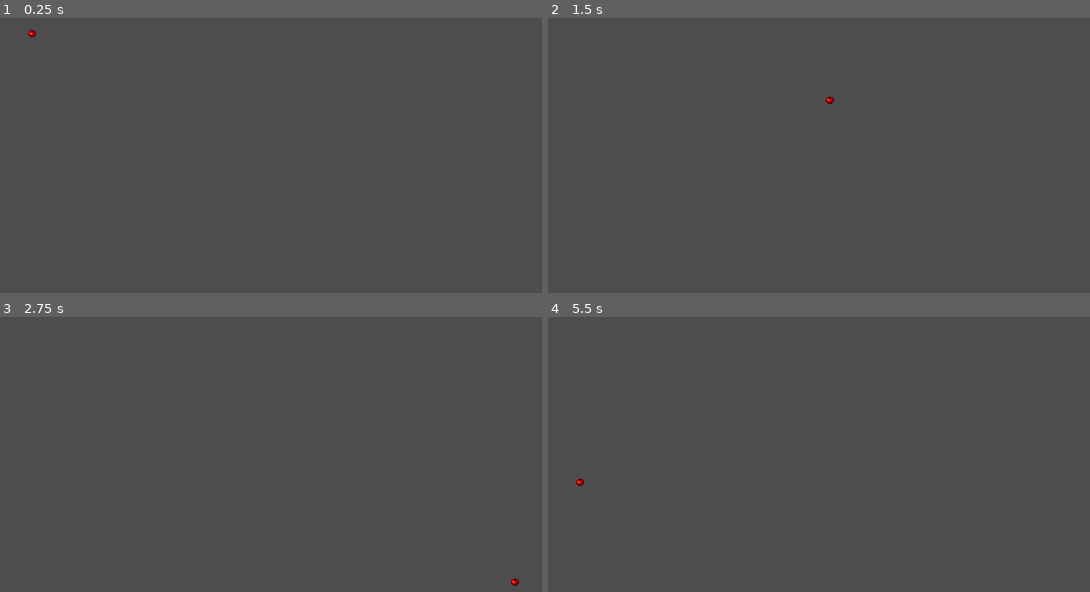
Above: before the commit, frames 1-4 (two rows, left to right).
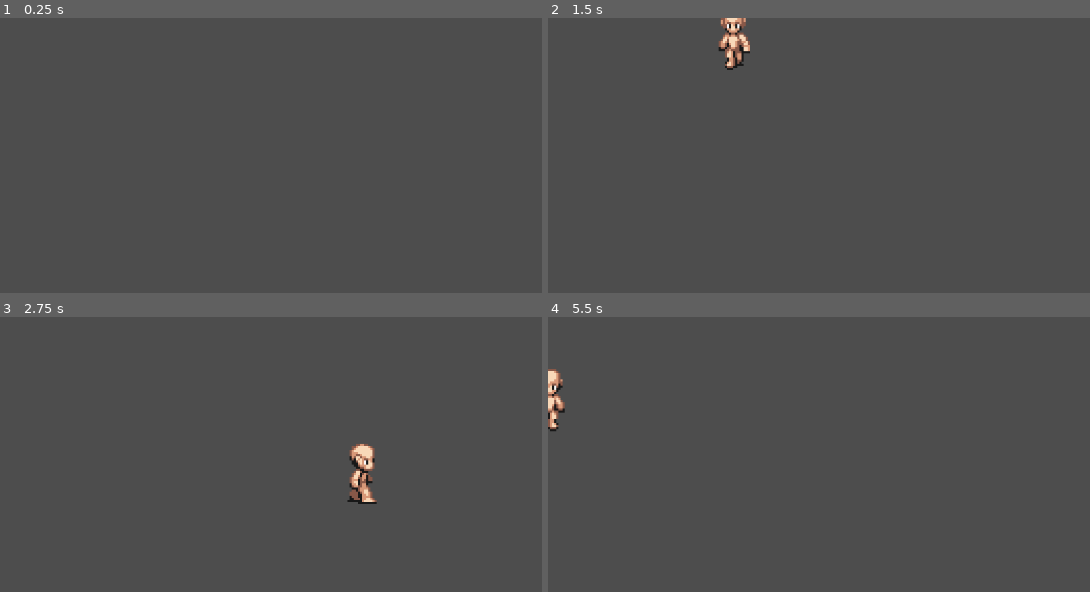
Above: after the commit, the same moments.

Repository: NamAnhVH/ARPG-project
Game: Godot game, scene res://sources/Scenes/Characters/BattleCharacters/PlayableCharacter/playable_character.tscn
Two runs of this game, one before a commit and one after it. Both use one fixed random seed, a clock stepped at 60 frames per second and the inputs below.
Inputs:
- Up to frame 1 (0.25 s): no input
- Up to frame 2 (1.5 s): tap Enter at 0.5 s; hold D (move_right) 0.53-1.28 s; tap Space at 1.25 s; hold S (move_down) from 1.28 s (still down)
- Up to frame 3 (2.75 s): release S (move_down) at 2.03 s; hold D (move_right) from 2.03 s (still down)
- Up to frame 4 (5.5 s): release D (move_right) at 2.78 s; hold W (move_up) 2.78-3.53 s; hold A (move_left) 3.53-5.03 s; tap Enter at 4.25 s; tap Space at 5 s; hold S (move_down) from 5.03 s (still down)

The runs differ from the first frame. In frame 1, less than 0.1% of the frame differs, in the area x 5-7%, y 4-8%; in frame 2, 0.8%; in frame 3, 0.9%, in the area x 64-96%, y 46-98%; in frame 4, 0.5%.

Commit message:
Thêm di chuyển cho nhân vật + hoạt ảnh chạy

Diff:
--- a/project.godot
+++ b/project.godot
@@ -14,6 +14,10 @@
 run/main_scene="res://sources/Scenes/Characters/BattleCharacters/PlayableCharacter/playable_character.tscn"
 config/features=PackedStringArray("4.2", "Forward Plus")
 config/icon="res://icon.svg"
+
+[display]
+
+window/stretch/scale=3.0
 
 [importer_defaults]
 
--- a/sources/Scenes/Characters/BattleCharacters/PlayableCharacter/playable_character.tscn
+++ b/sources/Scenes/Characters/BattleCharacters/PlayableCharacter/playable_character.tscn
@@ -1,17 +1,256 @@
-[gd_scene load_steps=5 format=3 uid="uid://b33jnnf4nai64"]
+[gd_scene load_steps=29 format=3 uid="uid://b33jnnf4nai64"]
 
 [ext_resource type="PackedScene" uid="uid://tmkgaywd14n6" path="res://sources/Scenes/Characters/BattleCharacters/battle_character.tscn" id="1_54hdu"]
-[ext_resource type="Texture2D" uid="uid://ch3x2dgrs4ld" path="res://assets/Apple.png" id="2_442wc"]
-[ext_resource type="Script" path="res://sources/Scenes/Characters/BattleCharacters/PlayableCharacter/playable_character.gd" id="2_muque"]
+[ext_resource type="Script" path="res://sources/Scripts/playable_character.gd" id="2_muque"]
+[ext_resource type="Texture2D" uid="uid://do04twf70sgve" path="res://assets/Characters/char_a_p1_0bas_humn_v00.png" id="3_vj6h6"]
 
 [sub_resource type="RectangleShape2D" id="RectangleShape2D_c4wd7"]
+size = Vector2(16, 17)
+
+[sub_resource type="Animation" id="Animation_rvpgc"]
+length = 0.001
+tracks/0/type = "value"
+tracks/0/imported = false
+tracks/0/enabled = true
+tracks/0/path = NodePath("Body/Base:frame")
+tracks/0/interp = 1
+tracks/0/loop_wrap = true
+tracks/0/keys = {
+"times": PackedFloat32Array(0),
+"transitions": PackedFloat32Array(1),
+"update": 1,
+"values": [0]
+}
+
+[sub_resource type="Animation" id="Animation_0g1gx"]
+resource_name = "run_down"
+length = 0.6
+loop_mode = 1
+tracks/0/type = "value"
+tracks/0/imported = false
+tracks/0/enabled = true
+tracks/0/path = NodePath("Body/Base:frame")
+tracks/0/interp = 1
+tracks/0/loop_wrap = true
+tracks/0/keys = {
+"times": PackedFloat32Array(0, 0.1, 0.2, 0.3, 0.4, 0.5),
+"transitions": PackedFloat32Array(1, 1, 1, 1, 1, 1),
+"update": 1,
+"values": [32, 33, 38, 35, 36, 39]
+}
+
+[sub_resource type="Animation" id="Animation_tad55"]
+resource_name = "run_right"
+length = 0.6
+loop_mode = 1
+tracks/0/type = "value"
+tracks/0/imported = false
+tracks/0/enabled = true
+tracks/0/path = NodePath("Body/Base:frame")
+tracks/0/interp = 1
+tracks/0/loop_wrap = true
+tracks/0/keys = {
+"times": PackedFloat32Array(0, 0.1, 0.2, 0.3, 0.4, 0.5),
+"transitions": PackedFloat32Array(1, 1, 1, 1, 1, 1),
+"update": 1,
+"values": [48, 49, 54, 51, 52, 55]
+}
+
+[sub_resource type="Animation" id="Animation_cqxje"]
+resource_name = "run_left"
+length = 0.6
+loop_mode = 1
+tracks/0/type = "value"
+tracks/0/imported = false
+tracks/0/enabled = true
+tracks/0/path = NodePath("Body/Base:frame")
+tracks/0/interp = 1
+tracks/0/loop_wrap = true
+tracks/0/keys = {
+"times": PackedFloat32Array(0, 0.1, 0.2, 0.3, 0.4, 0.5),
+"transitions": PackedFloat32Array(1, 1, 1, 1, 1, 1),
+"update": 1,
+"values": [56, 57, 62, 59, 60, 63]
+}
+
+[sub_resource type="Animation" id="Animation_qpihn"]
+resource_name = "run_up"
+length = 0.6
+loop_mode = 1
+tracks/0/type = "value"
+tracks/0/imported = false
+tracks/0/enabled = true
+tracks/0/path = NodePath("Body/Base:frame")
+tracks/0/interp = 1
+tracks/0/loop_wrap = true
+tracks/0/keys = {
+"times": PackedFloat32Array(0, 0.1, 0.2, 0.3, 0.4, 0.5),
+"transitions": PackedFloat32Array(1, 1, 1, 1, 1, 1),
+"update": 1,
+"values": [40, 41, 46, 43, 44, 47]
+}
+
+[sub_resource type="Animation" id="Animation_xxy5q"]
+resource_name = "stand_down"
+tracks/0/type = "value"
+tracks/0/imported = false
+tracks/0/enabled = true
+tracks/0/path = NodePath("Body/Base:frame")
+tracks/0/interp = 1
+tracks/0/loop_wrap = true
+tracks/0/keys = {
+"times": PackedFloat32Array(0),
+"transitions": PackedFloat32Array(1),
+"update": 1,
+"values": [0]
+}
+
+[sub_resource type="Animation" id="Animation_iyweq"]
+resource_name = "stand_up"
+tracks/0/type = "value"
+tracks/0/imported = false
+tracks/0/enabled = true
+tracks/0/path = NodePath("Body/Base:frame")
+tracks/0/interp = 1
+tracks/0/loop_wrap = true
+tracks/0/keys = {
+"times": PackedFloat32Array(0),
+"transitions": PackedFloat32Array(1),
+"update": 1,
+"values": [8]
+}
+
+[sub_resource type="Animation" id="Animation_tyf4o"]
+resource_name = "stand_right"
+tracks/0/type = "value"
+tracks/0/imported = false
+tracks/0/enabled = true
+tracks/0/path = NodePath("Body/Base:frame")
+tracks/0/interp = 1
+tracks/0/loop_wrap = true
+tracks/0/keys = {
+"times": PackedFloat32Array(0),
+"transitions": PackedFloat32Array(1),
+"update": 1,
+"values": [16]
+}
+
+[sub_resource type="Animation" id="Animation_3ad7k"]
+resource_name = "stand_left"
+tracks/0/type = "value"
+tracks/0/imported = false
+tracks/0/enabled = true
+tracks/0/path = NodePath("Body/Base:frame")
+tracks/0/interp = 1
+tracks/0/loop_wrap = true
+tracks/0/keys = {
+"times": PackedFloat32Array(0),
+"transitions": PackedFloat32Array(1),
+"update": 1,
+"values": [24]
+}
+
+[sub_resource type="AnimationLibrary" id="AnimationLibrary_x6i1r"]
+_data = {
+"RESET": SubResource("Animation_rvpgc"),
+"run_down": SubResource("Animation_0g1gx"),
+"run_left": SubResource("Animation_cqxje"),
+"run_right": SubResource("Animation_tad55"),
+"run_up": SubResource("Animation_qpihn"),
+"stand_down": SubResource("Animation_xxy5q"),
+"stand_left": SubResource("Animation_3ad7k"),
+"stand_right": SubResource("Animation_tyf4o"),
+"stand_up": SubResource("Animation_iyweq")
+}
+
+[sub_resource type="AnimationNodeAnimation" id="AnimationNodeAnimation_nw81m"]
+animation = &"run_down"
+
+[sub_resource type="AnimationNodeAnimation" id="AnimationNodeAnimation_io14q"]
+animation = &"run_up"
+
+[sub_resource type="AnimationNodeAnimation" id="AnimationNodeAnimation_lbcd8"]
+animation = &"run_right"
+
+[sub_resource type="AnimationNodeAnimation" id="AnimationNodeAnimation_ec6kr"]
+animation = &"run_left"
+
+[sub_resource type="AnimationNodeBlendSpace2D" id="AnimationNodeBlendSpace2D_qb66d"]
+blend_point_0/node = SubResource("AnimationNodeAnimation_nw81m")
+blend_point_0/pos = Vector2(0, 1.1)
+blend_point_1/node = SubResource("AnimationNodeAnimation_io14q")
+blend_point_1/pos = Vector2(0, -1.1)
+blend_point_2/node = SubResource("AnimationNodeAnimation_lbcd8")
+blend_point_2/pos = Vector2(1, 0)
+blend_point_3/node = SubResource("AnimationNodeAnimation_ec6kr")
+blend_point_3/pos = Vector2(-1, 0)
+min_space = Vector2(-1, -1.1)
+max_space = Vector2(1, 1.1)
+blend_mode = 1
+
+[sub_resource type="AnimationNodeAnimation" id="AnimationNodeAnimation_0poqr"]
+animation = &"stand_down"
+
+[sub_resource type="AnimationNodeAnimation" id="AnimationNodeAnimation_gbvea"]
+animation = &"stand_up"
+
+[sub_resource type="AnimationNodeAnimation" id="AnimationNodeAnimation_3rsu4"]
+animation = &"stand_right"
+
+[sub_resource type="AnimationNodeAnimation" id="AnimationNodeAnimation_8a7o4"]
+animation = &"stand_left"
+
+[sub_resource type="AnimationNodeBlendSpace2D" id="AnimationNodeBlendSpace2D_84jof"]
+blend_point_0/node = SubResource("AnimationNodeAnimation_0poqr")
+blend_point_0/pos = Vector2(0, 1)
+blend_point_1/node = SubResource("AnimationNodeAnimation_gbvea")
+blend_point_1/pos = Vector2(0, -1)
+blend_point_2/node = SubResource("AnimationNodeAnimation_3rsu4")
+blend_point_2/pos = Vector2(1, 0)
+blend_point_3/node = SubResource("AnimationNodeAnimation_8a7o4")
+blend_point_3/pos = Vector2(-1, 0)
+blend_mode = 1
+
+[sub_resource type="AnimationNodeStateMachineTransition" id="AnimationNodeStateMachineTransition_xjwk8"]
+advance_mode = 2
+
+[sub_resource type="AnimationNodeStateMachineTransition" id="AnimationNodeStateMachineTransition_w0dq6"]
+
+[sub_resource type="AnimationNodeStateMachineTransition" id="AnimationNodeStateMachineTransition_sj4gm"]
+
+[sub_resource type="AnimationNodeStateMachine" id="AnimationNodeStateMachine_jywqs"]
+states/End/position = Vector2(778, 157)
+states/Run/node = SubResource("AnimationNodeBlendSpace2D_qb66d")
+states/Run/position = Vector2(494, 48)
+states/Stand/node = SubResource("AnimationNodeBlendSpace2D_84jof")
+states/Stand/position = Vector2(494, 159)
+states/Start/position = Vector2(198, 154)
+transitions = ["Start", "Stand", SubResource("AnimationNodeStateMachineTransition_xjwk8"), "Stand", "Run", SubResource("AnimationNodeStateMachineTransition_w0dq6"), "Run", "Stand", SubResource("AnimationNodeStateMachineTransition_sj4gm")]
 
 [node name="PlayableCharacter" instance=ExtResource("1_54hdu")]
-position = Vector2(47, 21)
+position = Vector2(0, -12)
 script = ExtResource("2_muque")
 
-[node name="Sprite2D" parent="." index="0"]
-texture = ExtResource("2_442wc")
+[node name="Base" parent="Body" index="0"]
+texture = ExtResource("3_vj6h6")
+hframes = 8
+vframes = 8
 
 [node name="CollisionShape2D" parent="." index="1"]
+visible = false
+position = Vector2(0, 3.5)
 shape = SubResource("RectangleShape2D_c4wd7")
+
+[node name="AnimationPlayer" parent="." index="2"]
+libraries = {
+"": SubResource("AnimationLibrary_x6i1r")
+}
+
+[node name="AnimationTree" parent="." index="3"]
+libraries = {
+"": SubResource("AnimationLibrary_x6i1r")
+}
+tree_root = SubResource("AnimationNodeStateMachine_jywqs")
+anim_player = NodePath("../AnimationPlayer")
+parameters/Run/blend_position = Vector2(-0.1088, 0.444934)
+parameters/Stand/blend_position = Vector2(0, 0.925926)
--- a/sources/Scenes/Characters/BattleCharacters/battle_character.tscn
+++ b/sources/Scenes/Characters/BattleCharacters/battle_character.tscn
@@ -3,7 +3,3 @@
 [ext_resource type="PackedScene" uid="uid://b5hcdfcp8fn2k" path="res://sources/Scenes/Characters/character.tscn" id="1_j8mnv"]
 
 [node name="BattleCharacter" instance=ExtResource("1_j8mnv")]
-
-[node name="Sprite2D" type="Sprite2D" parent="." index="0"]
-
-[node name="CollisionShape2D" type="CollisionShape2D" parent="." index="1"]
--- a/sources/Scenes/Characters/character.tscn
+++ b/sources/Scenes/Characters/character.tscn
@@ -1,3 +1,13 @@
 [gd_scene format=3 uid="uid://b5hcdfcp8fn2k"]
 
 [node name="Character" type="CharacterBody2D"]
+
+[node name="Body" type="Node2D" parent="."]
+
+[node name="Base" type="Sprite2D" parent="Body"]
+
+[node name="CollisionShape2D" type="CollisionShape2D" parent="."]
+
+[node name="AnimationPlayer" type="AnimationPlayer" parent="."]
+
+[node name="AnimationTree" type="AnimationTree" parent="."]
--- a/sources/Scenes/Characters/BattleCharacters/PlayableCharacter/playable_character.gd
+++ b/sources/Scripts/playable_character.gd
@@ -1,7 +1,10 @@
 extends CharacterBody2D
 class_name PlayableCharacter
 
-@export var move_speed_unit = 20 #toc do di chuyen cua nhan vat
+@export var move_speed_unit = 5 #toc do di chuyen cua nhan vat
+
+@onready var animation_tree = $AnimationTree
+@onready var animation_state = animation_tree.get("parameters/playback")
 
 var move_input := Vector2()
 
@@ -12,8 +15,18 @@
 func move_state():
 	move_input.x = -Input.get_action_strength("move_left") + Input.get_action_strength("move_right")
 	move_input.y = -Input.get_action_strength("move_up") + Input.get_action_strength("move_down")
+
 	#Vecto chuẩn hoá hướng di chuyển
 	move_input = move_input.normalized()
+
+	#Animation
+	if move_input != Vector2.ZERO:
+		animation_tree.set("parameters/Stand/blend_position", move_input)
+		animation_tree.set("parameters/Run/blend_position", move_input)
+		animation_state.travel("Run")
+	else:
+		animation_state.travel("Stand")
+
 	#Vecto di chuyen
 	velocity = lerp(velocity, move_input * move_speed_unit * 24, 1)
 	move_and_slide()
Binary file removed: assets/Apple.png
Binary file added: assets/Characters/char_a_p1_0bas_humn_v00.png
Not shown, changed: assets/Characters/char_a_p1_0bas_humn_v00.png.import
